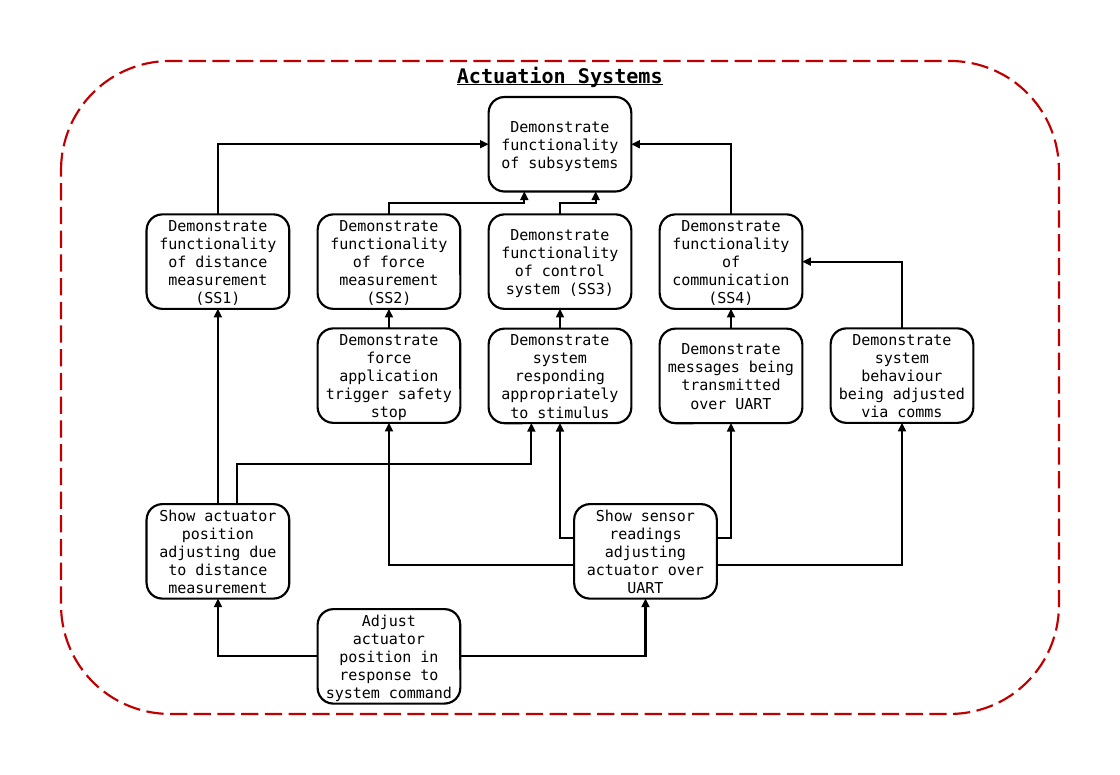
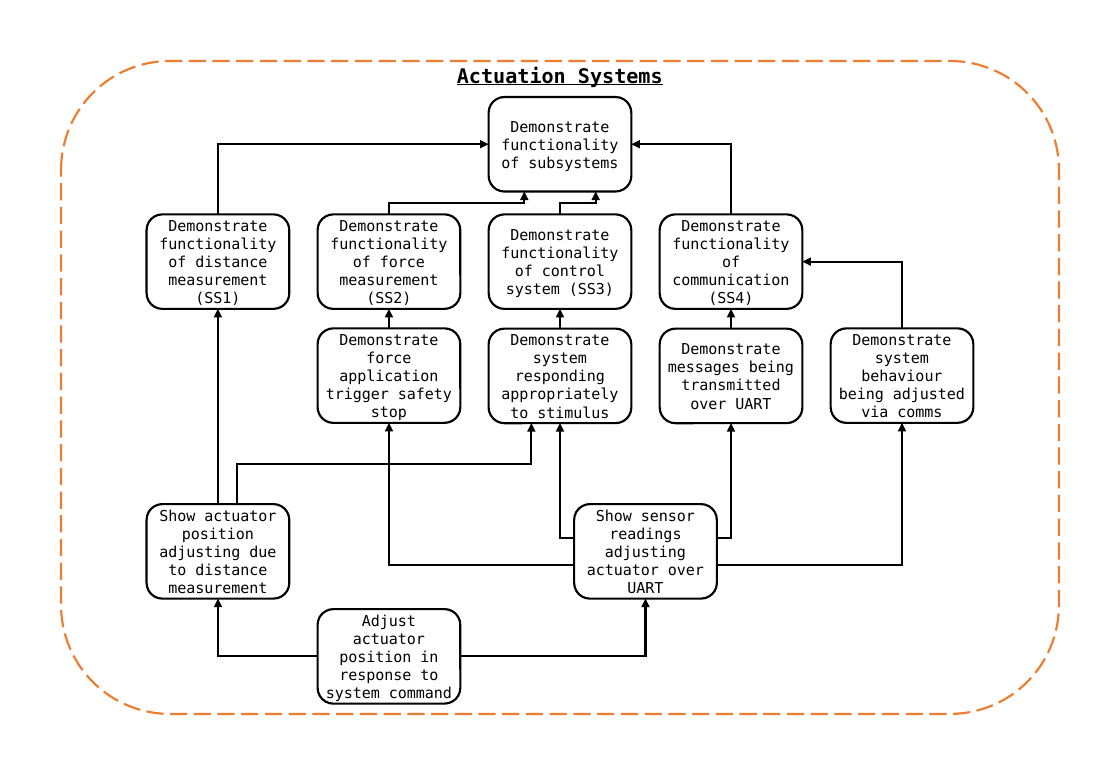
Before and after one commit to samuelwilliams413/METR4901, a slide deck: slide 15 of Documentation/FuncDecomp.pptx. Drawn at 1120x775 pixels with LibreOffice and Linux fonts; fonts in the diff are those of the drawing. Boxes give left, top, right and bottom in pixels: in the first picture for what was removed or moved away, otherwise in the second. Text is boxed around its words. In the diff, an @@ line names an element or a change of style, - is before the commit and + after.

```diff
--- a/Documentation/FuncDecomp.pptx
+++ b/Documentation/FuncDecomp.pptx
@@ rounded rectangle at box(61, 61, 1059, 715): outline #C00000 1.5 pt dashed to #ED7D31 1.5 pt dashed @@
```
Also in this commit, not shown: 1 slide added, 1 slide removed, 2 other files.
